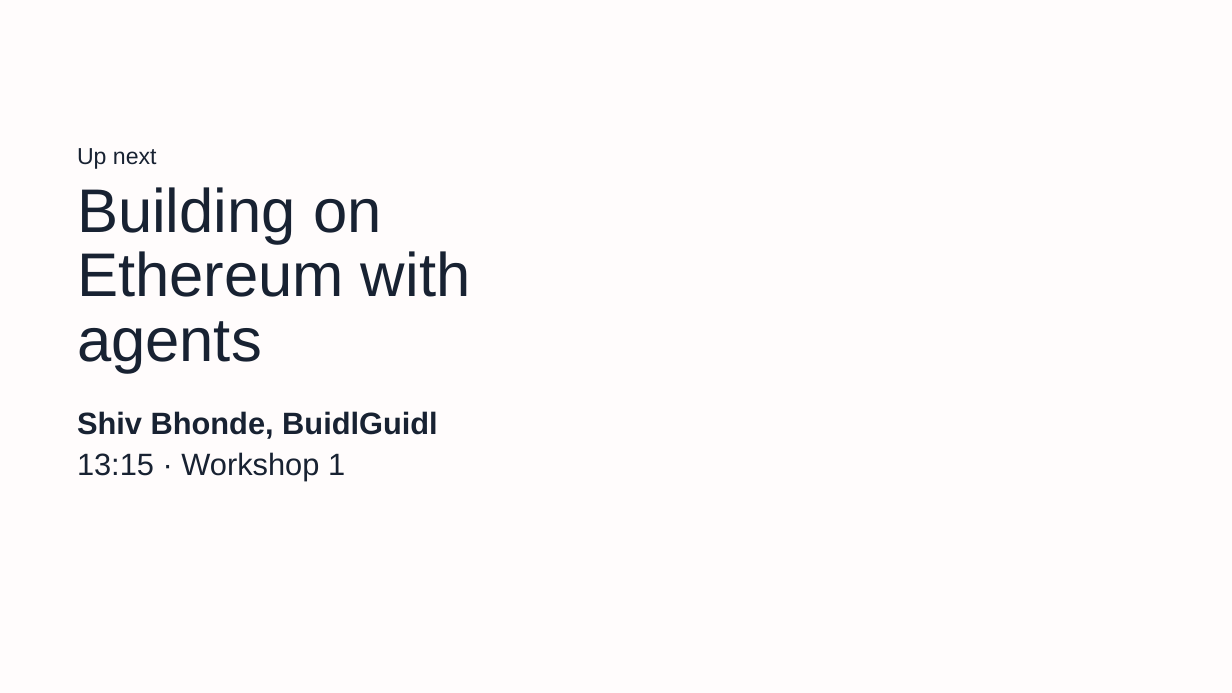
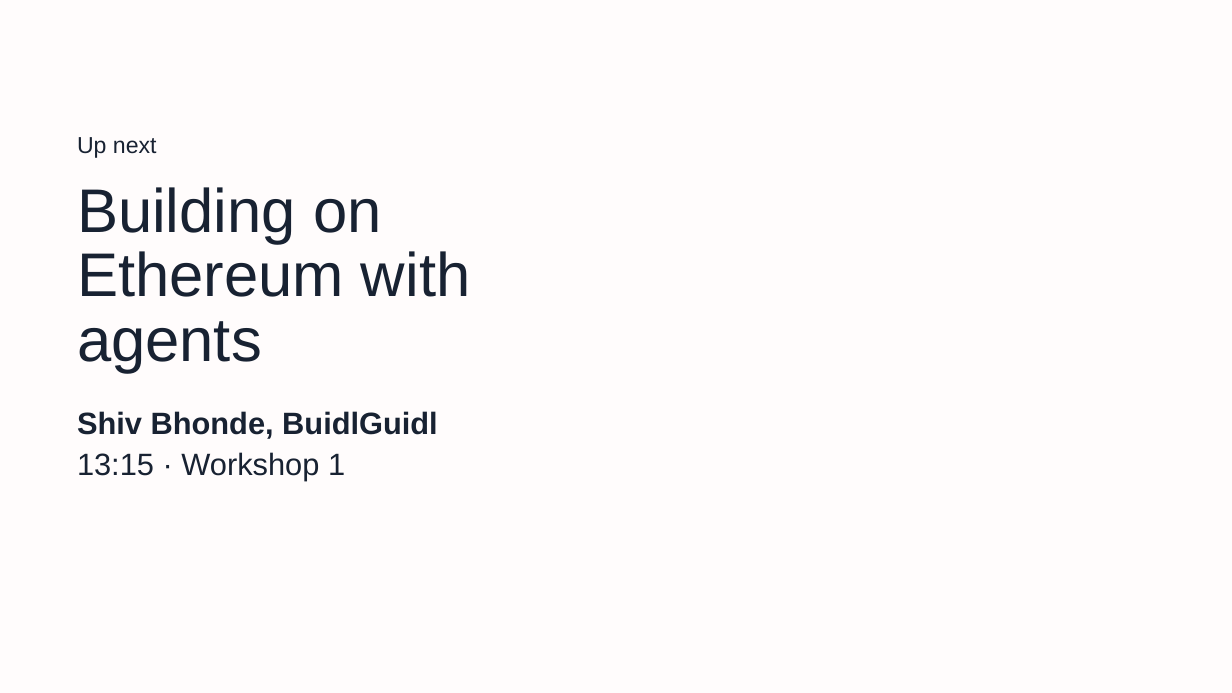
Before and after one commit to technophile-04/devcon-8-mumbai, a slide deck: slide 11 of template/buidlguidl-devcon8.pptx. Drawn at 1232x693 pixels with LibreOffice and Linux fonts; fonts in the diff are those of the drawing; background and template pictures are left out. Boxes give left, top, right and bottom in pixels: in the first picture for what was removed or moved away, otherwise in the second. Text is boxed around its words. In the diff, an @@ line names an element or a change of style, - is before the commit and + after.

```diff
--- a/template/buidlguidl-devcon8.pptx
+++ b/template/buidlguidl-devcon8.pptx
@@ text "Up next": place and size @@
-text "Up next" at <box>77,148,157,169</box>
+text "Up next" at <box>77,137,157,158</box>
```
Also in this commit, not shown: 2 other slides changed, 9 other files.
